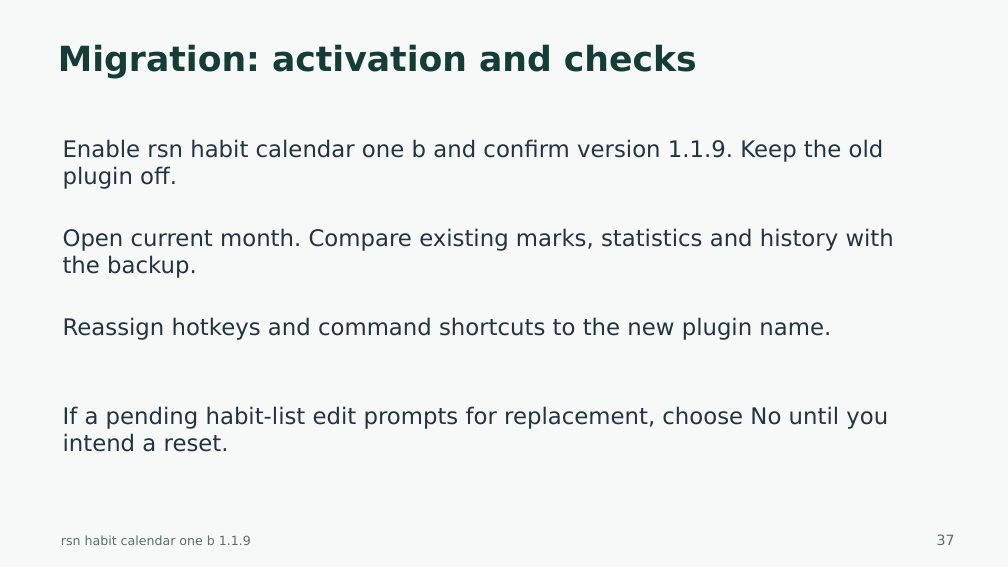
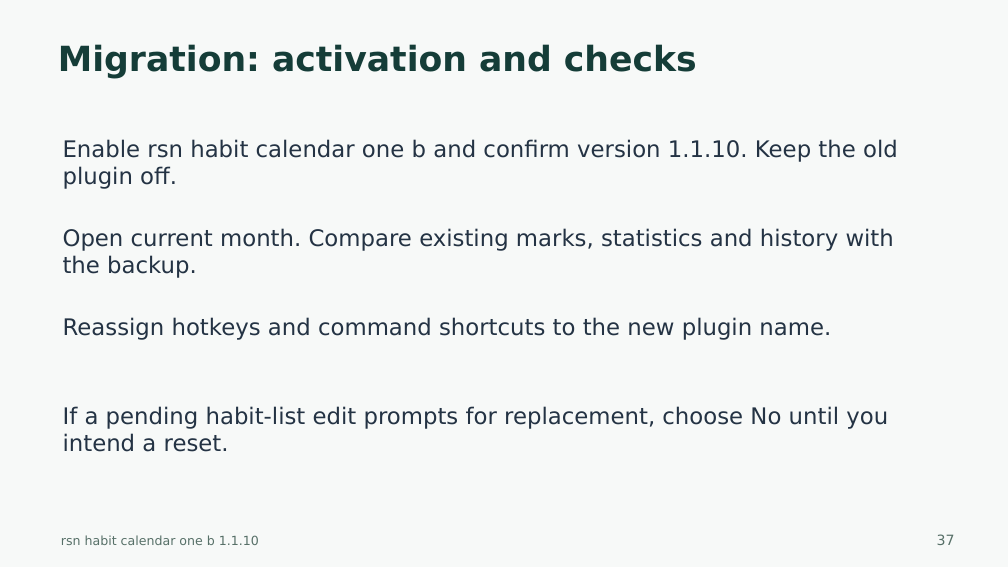
Before and after one commit to harharhari/rsn-habit-tracker-obsidian-plugin, a slide deck: slide 37 of docs/rsn-habit-calendar-one-b-tutorial.pptx. Drawn at 1008x567 pixels with LibreOffice and Linux fonts; fonts in the diff are those of the drawing. Boxes give left, top, right and bottom in pixels: in the first picture for what was removed or moved away, otherwise in the second. Text is boxed around its words. In the diff, an @@ line names an element or a change of style, - is before the commit and + after.

Commit message:
1. Minor modifications including Github 2. Habit Tracker Obsidian Version 1.1.10 3. as on 2026-10-27

```diff
--- a/docs/rsn-habit-calendar-one-b-tutorial.pptx
+++ b/docs/rsn-habit-calendar-one-b-tutorial.pptx
@@ text at <box>63,139,898,189</box>: text changed @@
-Enable rsn habit calendar one b and confirm version 1.1.9. Keep the old plugin off.
+Enable rsn habit calendar one b and confirm version 1.1.10. Keep the old plugin off.
@@ text at <box>61,535,259,545</box>: text changed @@
-rsn habit calendar one b 1.1.9
+rsn habit calendar one b 1.1.10
```
Also in this commit, not shown: 44 other slides changed, 34 other files.
